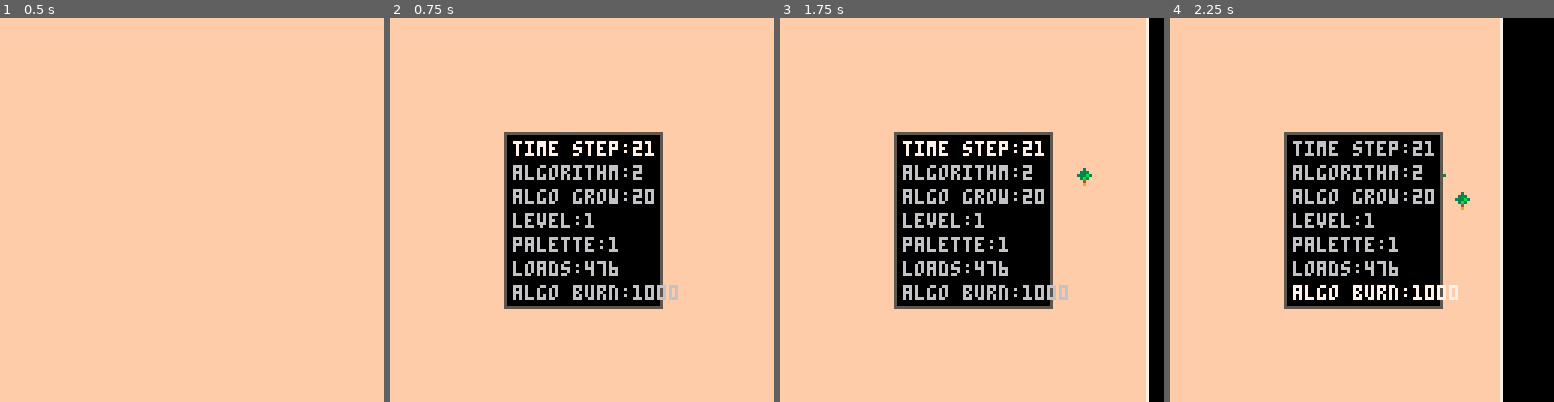
Above: before the commit, frames 1-4 (left to right).
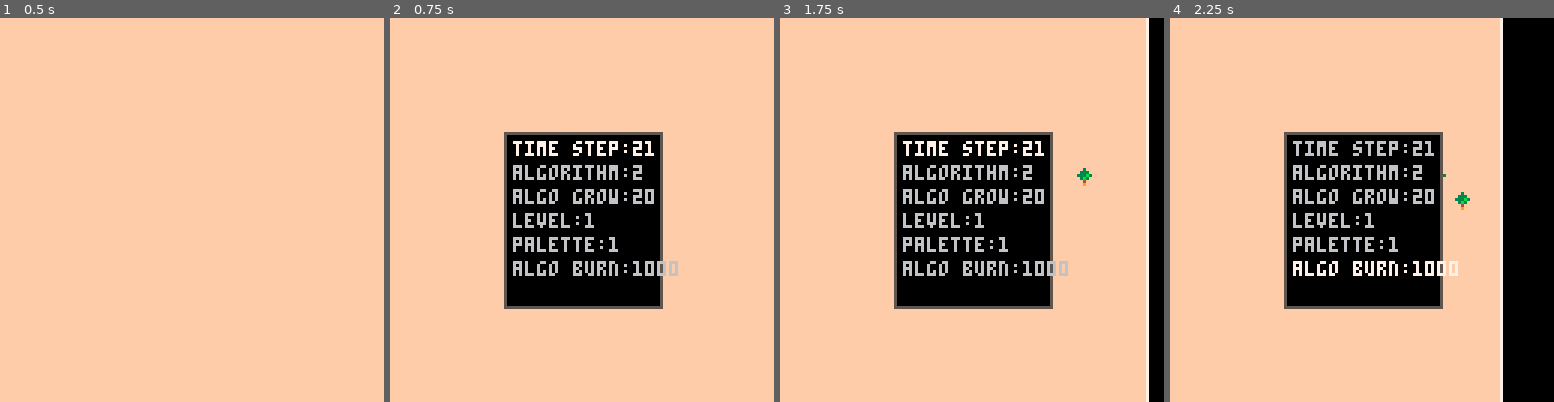
Above: after the commit, the same moments.

Repository: arnodick/castle
Game: PICO-8 cartridge forestfire.p8
The game is run twice, just before and just after one commit, with the same random seed, the same clock (stepped at 60 frames per second) and the same inputs.
Inputs:
- Up to frame 1 (0.5 s): tap X (X key) at 0.33 s
- Up to frame 2 (0.75 s): tap O (Z key) at 0.7 s
- Up to frame 3 (1.75 s): tap X (X key) at 1.07 s; hold Right from 1.6 s (still down); tap O (Z key) at 1.7 s
- Up to frame 4 (2.25 s): tap X (X key) at 1.85 s; release Right at 2.1 s; tap O (Z key) at 2.1 s; hold Up from 2.15 s (still down)

Frame 1 is identical in both runs. In frame 2, 1.4% of the frame differs, in the area x 32-75%, y 63-74%; in frame 3, 1.4%; in frame 4, 1.7%.

Commit message:
getting ready of rthing

Diff:
--- a/forestfire.p8
+++ b/forestfire.p8
@@ -27,7 +27,6 @@
 	debug_l[14]="exti prob:"..probs[3]
 	debug_l[15]="deco prob:"..probs[4]
 	debug_l[16]="dest prob:"..probs[5]
-	debug_l[17]="loads:"..settings[5]
 end
 
 function rndint(n)
@@ -102,7 +101,7 @@
 		end
 		settings[m.sel]=clampoverflow(settings[m.sel],0,1000)
 		if m.sel==3 then
-			reload(0,(settings[3]*16)*32,settings[5])
+			reload(0,(settings[3]*16)*32,476)
 			pal()
 		end
 	end
@@ -165,7 +164,7 @@
 				end
 			elseif cell==2 then
 				if checkneighbours(x,y,4)>0 then
-					chance=settings[6]
+					chance=settings[5]
 				end
 			end
 			processcell(x,y,cell,chance)
@@ -206,11 +205,10 @@
 	--1: ?(8 direction)
 	--2: cardinal automata
 	--3: corners
-	settings[2]=20--alg chance
+	settings[2]=20--algo grow
 	settings[3]=1--level
 	settings[4]=1--pallette
-	settings[5]=476--load length
-	settings[6]=1000--algo burn
+	settings[5]=1000--algo burn
 
 	stitles={}
 	stitles[0]="time step:"
@@ -218,8 +216,7 @@
 	stitles[2]="algo grow:"
 	stitles[3]="level:"
 	stitles[4]="palette:"
-	stitles[5]="loads:"
-	stitles[6]="algo burn:"
+	stitles[5]="algo burn:"
 
 	probs={}
 	probs[0]=2
